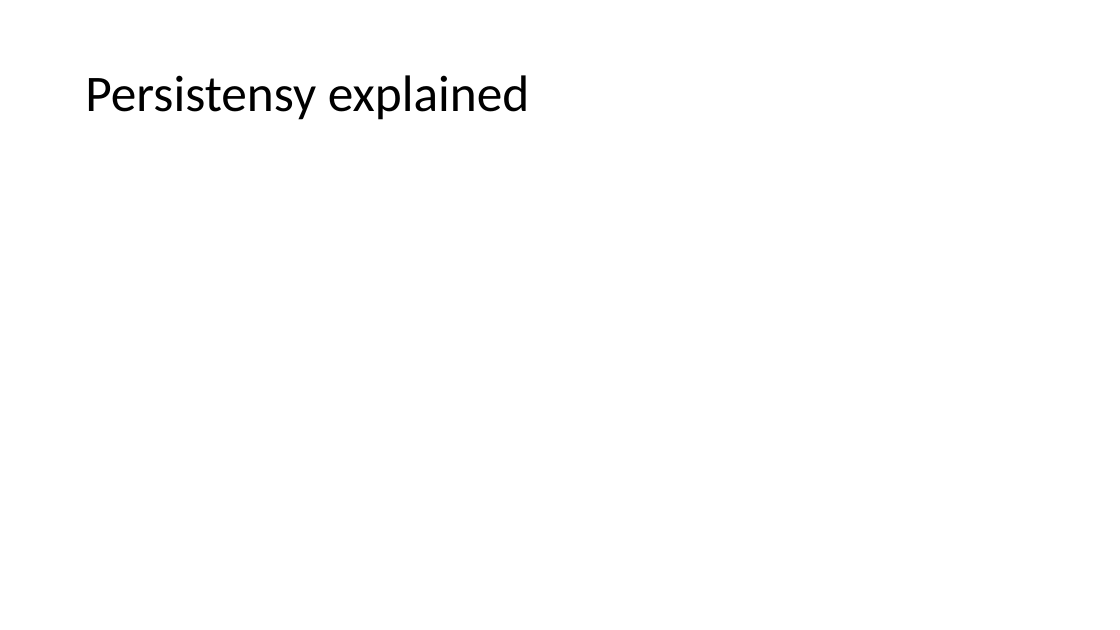
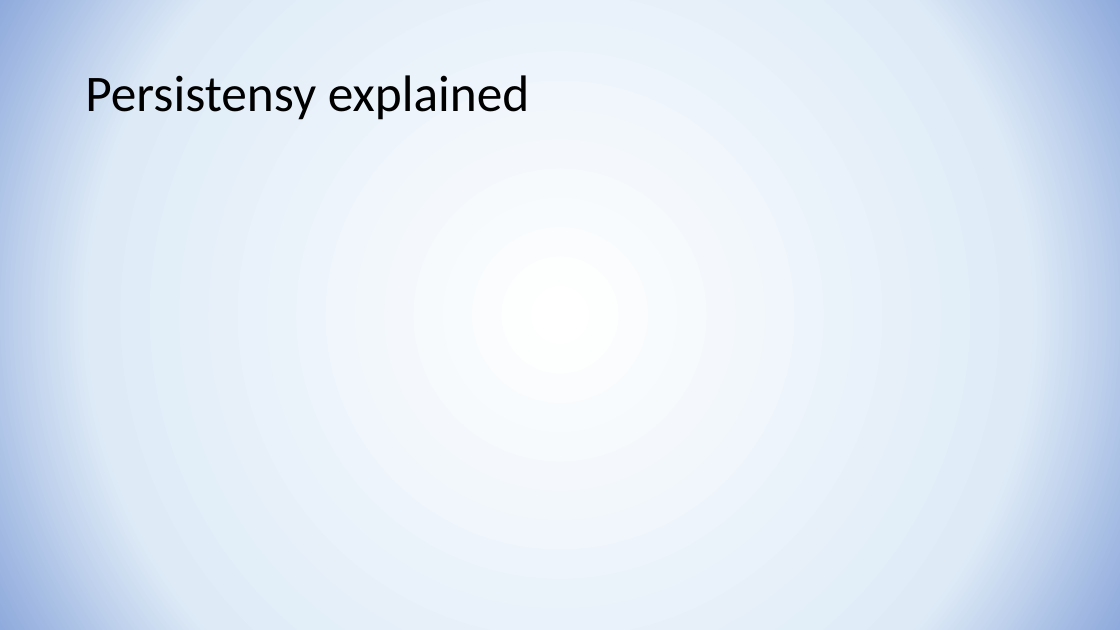
Before and after one commit to YuvalAlf/Triangles-Counting, a slide deck: slide 7 of Triangle Counting Results.pptx. Drawn at 1120x630 pixels with LibreOffice and Linux fonts; fonts in the diff are those of the drawing. Boxes give left, top, right and bottom in pixels: in the first picture for what was removed or moved away, otherwise in the second. Text is boxed around its words. In the diff, an @@ line names an element or a change of style, - is before the commit and + after.

```diff
--- a/Triangle Counting Results.pptx
+++ b/Triangle Counting Results.pptx
@@ background #FFFFFF to gradient #FFFFFF to #DEEBF7 to #8FAADC @@
```
Also in this commit, not shown: 4 other slides changed, 2 slides added, 2 slides removed, 10 other files.
